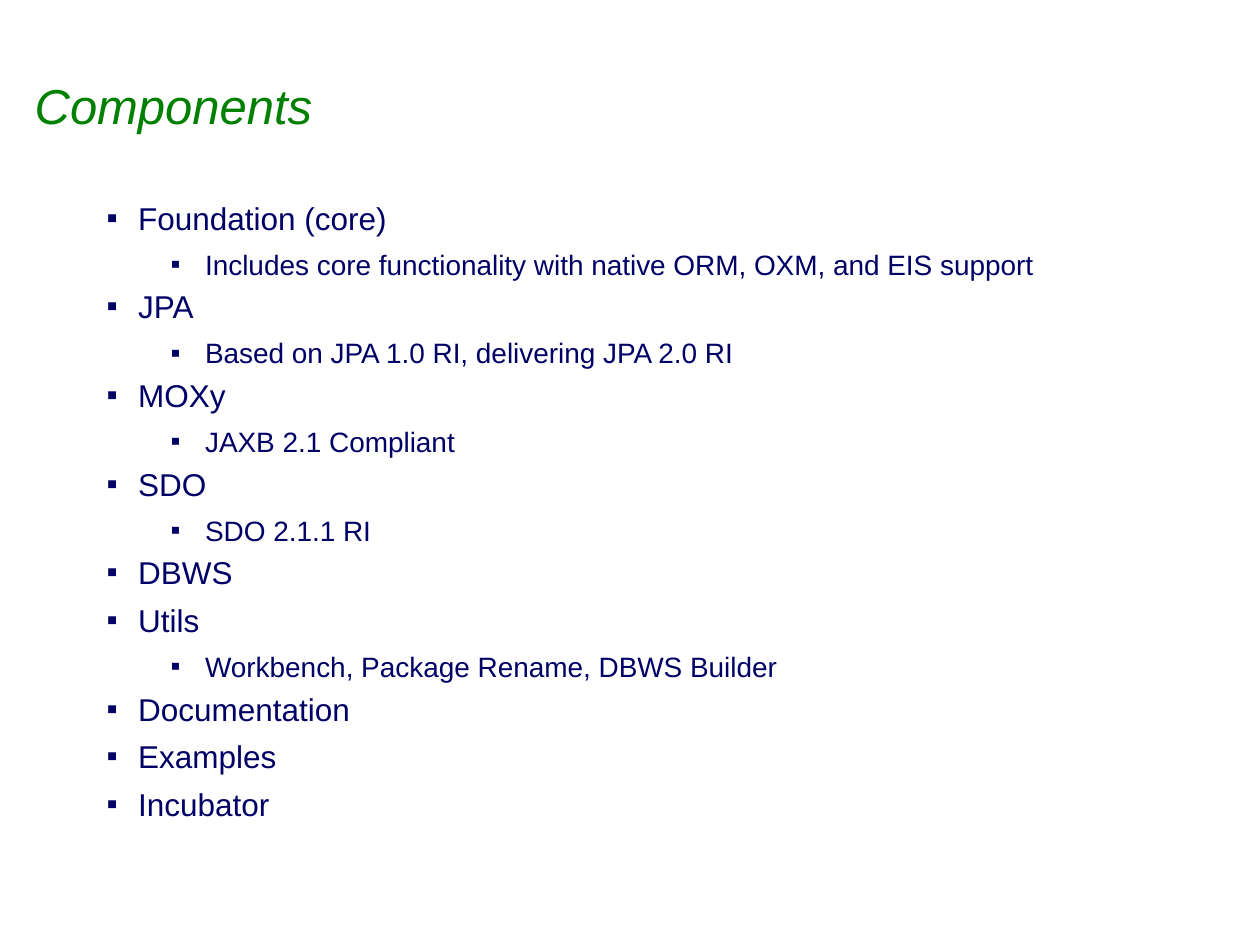
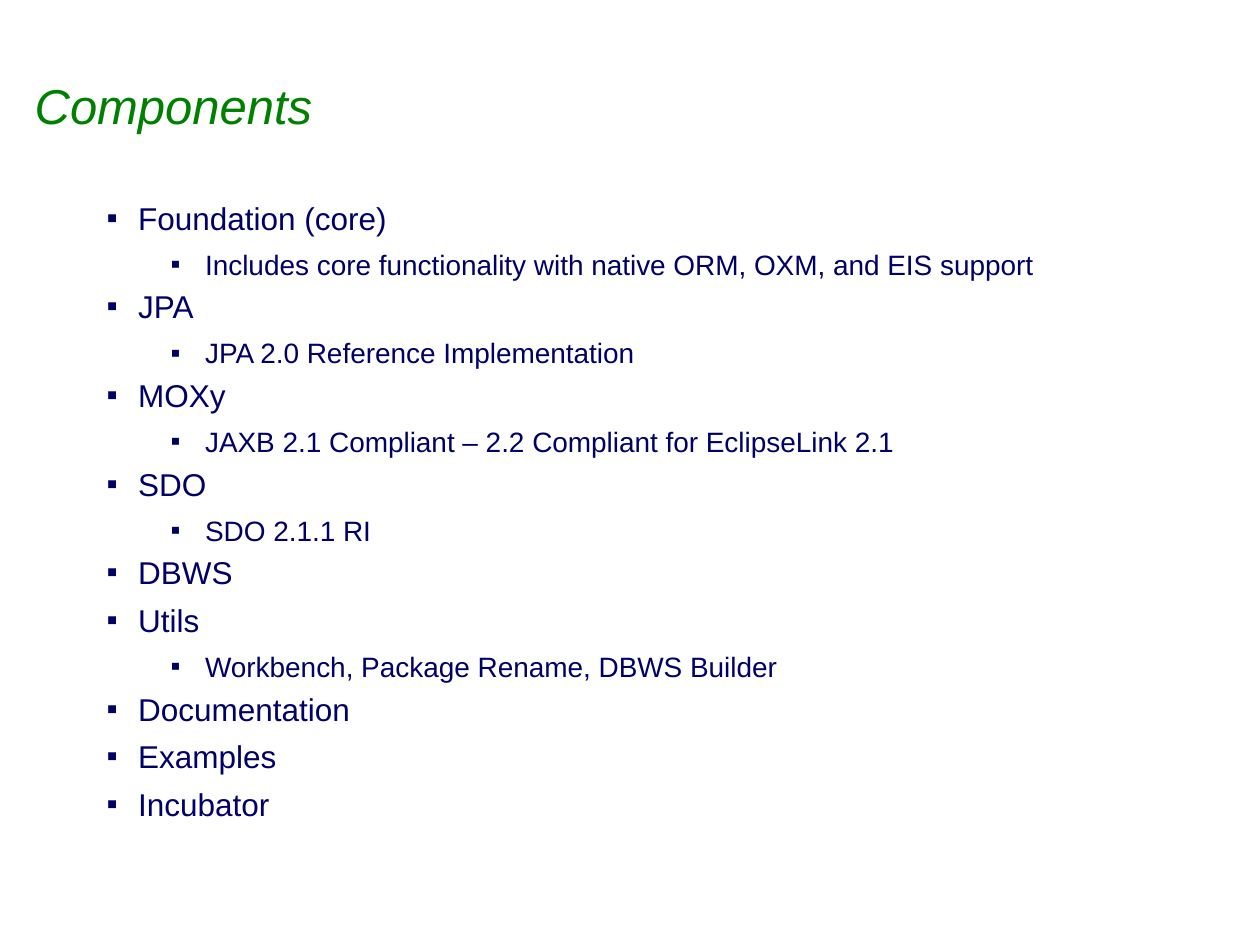
Before and after one commit to sabineheider/incubator, a slide deck: slide 2 of summit-2010/EclipseLink_Project_Overview.ppt (slide 3 before the commit). Drawn at 1260x945 pixels with LibreOffice and Linux fonts; fonts in the diff are those of the drawing; background and template pictures are left out. Boxes give left, top, right and bottom in pixels: in the first picture for what was removed or moved away, otherwise in the second. Text is boxed around its words. In the diff, an @@ line names an element or a change of style, - is before the commit and + after.

Commit message:
Bug 312854 EclipseLink Summit - Updated Component Overview Slides

```diff
--- a/summit-2010/EclipseLink_Project_Overview.ppt
+++ b/summit-2010/EclipseLink_Project_Overview.ppt
@@ text at <box>205,342,634,369</box>: text changed @@
-  ▪ Based on JPA 1.0 RI, delivering JPA 2.0 RI
+  ▪ JPA 2.0 Reference Implementation
@@ text at <box>205,431,894,457</box>: text changed @@
-  ▪ JAXB 2.1 Compliant
+  ▪ JAXB 2.1 Compliant – 2.2 Compliant for EclipseLink 2.1
```
Also in this commit, not shown: 2 other slides changed, 2 slides added, 17 slides removed.
